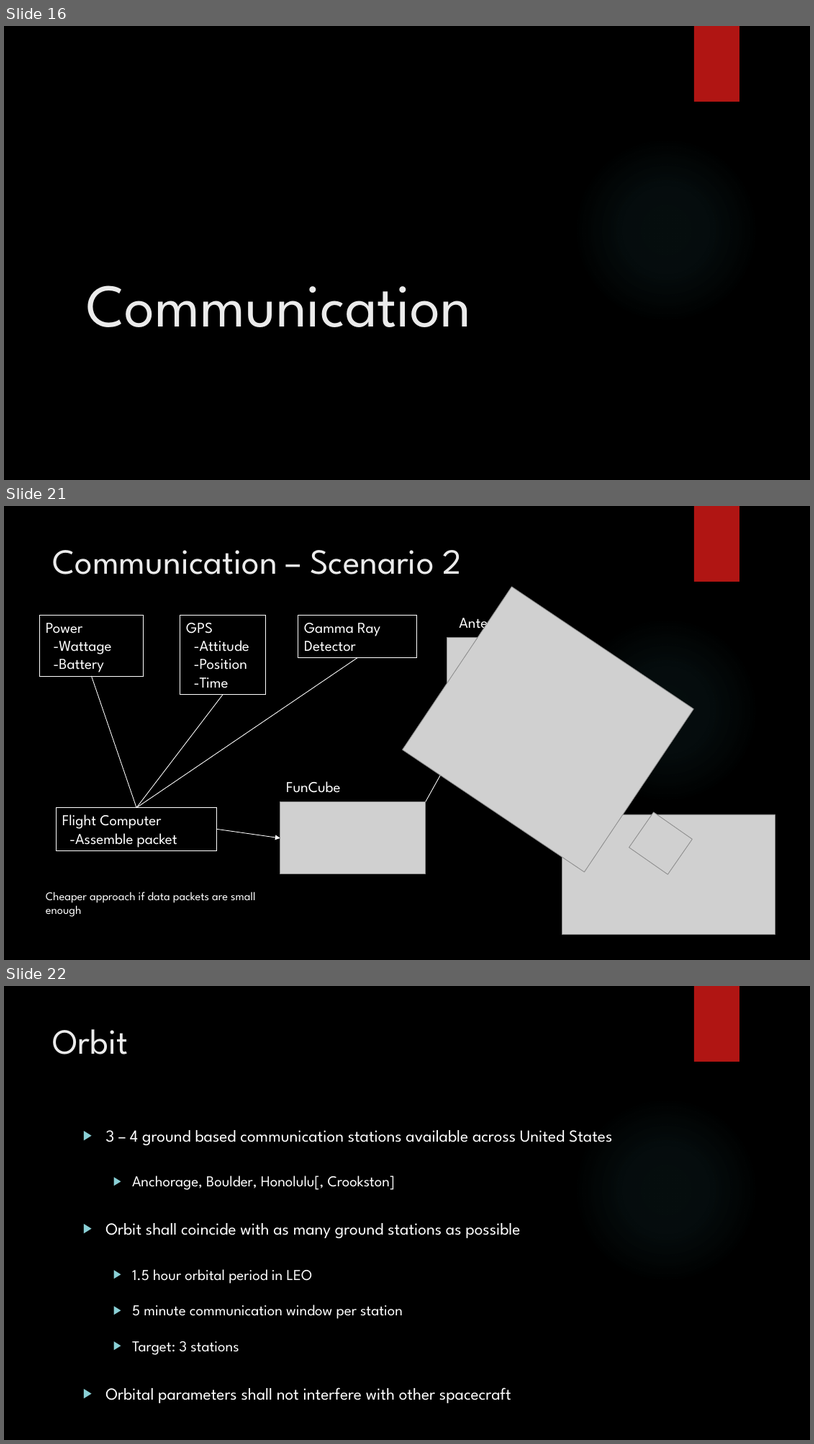
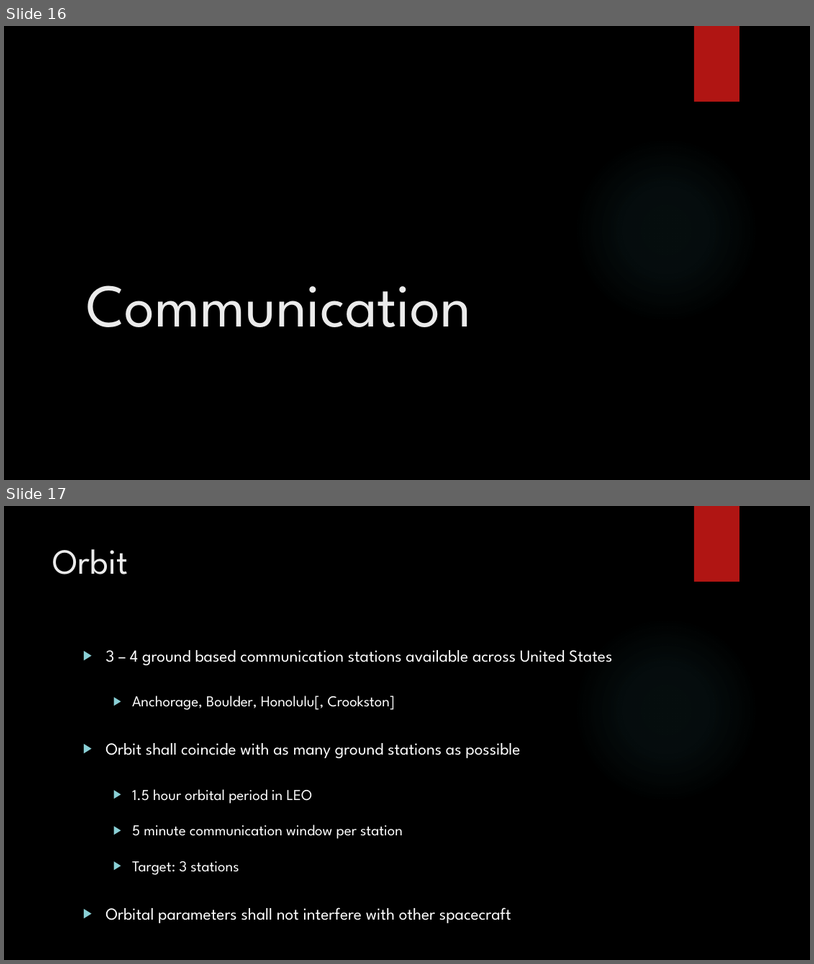
Before and after one commit to HASP-UMN/CubeSat, a slide deck: Presentations/PDR_Presentation.pptx. Shown one above the other, each under a label of ours: slides 16, 21 and 22 before the commit, slides 16 and 17 after it; the slides between them are not shown. The pictures are 814x1444 and 814x964 pixels, drawn with LibreOffice and Linux fonts; fonts in the diff are those of the drawing; grey boxes stand for pictures; background and template pictures are left out. Boxes give left, top, right and bottom in pixels: in the first picture for what was removed or moved away, otherwise in the second. Text is boxed around its words. In the diff, an @@ line names an element or a change of style, - is before the commit and + after.

Commit message:
Finalized PDR - Communications

```diff
--- a/Presentations/PDR_Presentation.pptx
+++ b/Presentations/PDR_Presentation.pptx
@@ slide 21 removed at <box>4,506,810,960</box>, background picture (left out); not listed: 2 template elements that a slide beside it also shows @@
@@ title removed at <box>53,550,463,574</box> @@
-Communication – Scenario 2
@@ picture removed at <box>403,587,694,872</box> @@
@@ text removed at <box>459,613,511,633</box> @@
-Antenna
@@ rectangle removed at <box>40,615,143,676</box> @@
-Power
--Wattage
--Battery
@@ rectangle removed at <box>180,615,266,694</box> @@
-GPS
--Attitude
--Position
--Time
@@ rectangle removed at <box>298,615,417,658</box> @@
-Gamma Ray Detector
@@ picture removed at <box>448,637,551,738</box> @@
@@ line removed from (92, 676) to (136, 807) @@
@@ line removed from (358, 658) to (136, 807) @@
@@ line removed from (223, 694) to (136, 807) @@
@@ arrow removed from (426, 802) to (463, 735) @@
@@ text removed at <box>286,781,340,793</box> @@
-FunCube
@@ rectangle removed at <box>56,807,217,850</box> @@
-Flight Computer
--Assemble packet
@@ picture removed at <box>280,802,426,874</box> @@
@@ arrow removed from (217, 829) to (280, 838) @@
@@ picture removed at <box>563,814,775,934</box> @@
@@ picture removed at <box>630,812,693,874</box> @@
@@ text removed at <box>46,891,255,916</box> @@
-Cheaper approach if data packets are small enough
@@ what was slide 22 is now slide 17 @@
```
Also in this commit, not shown: 4 other slides removed.
